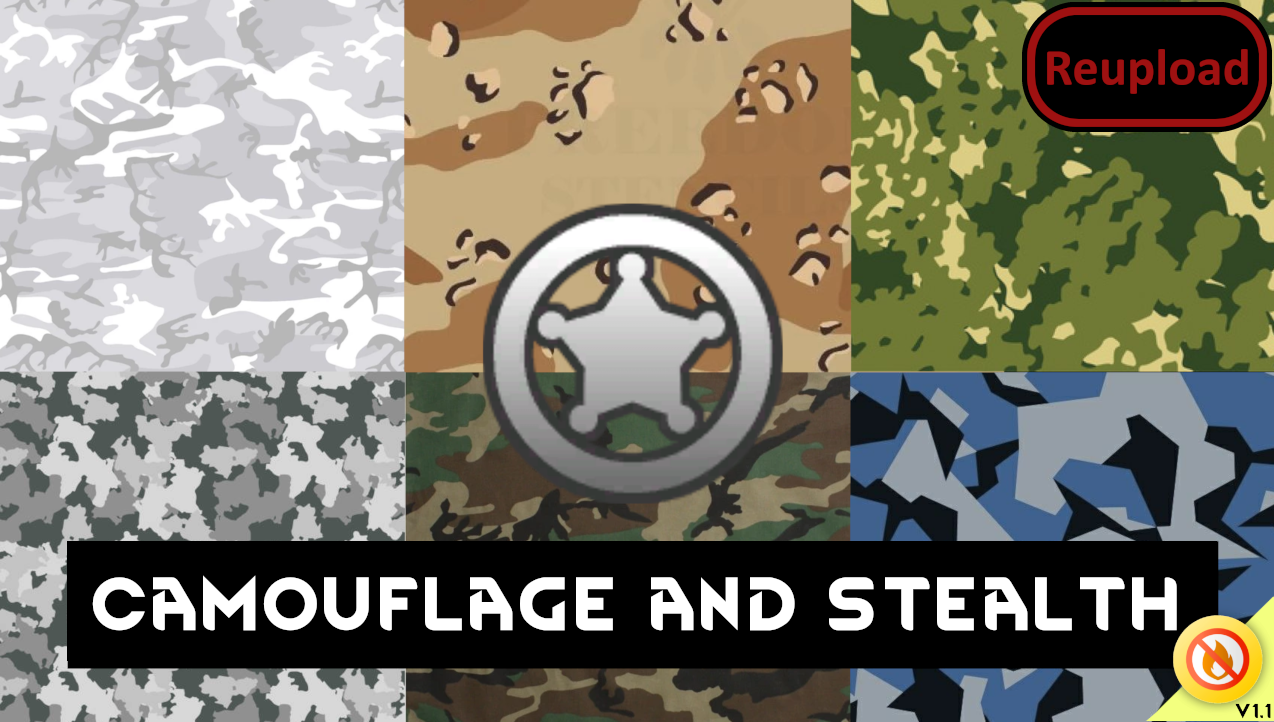
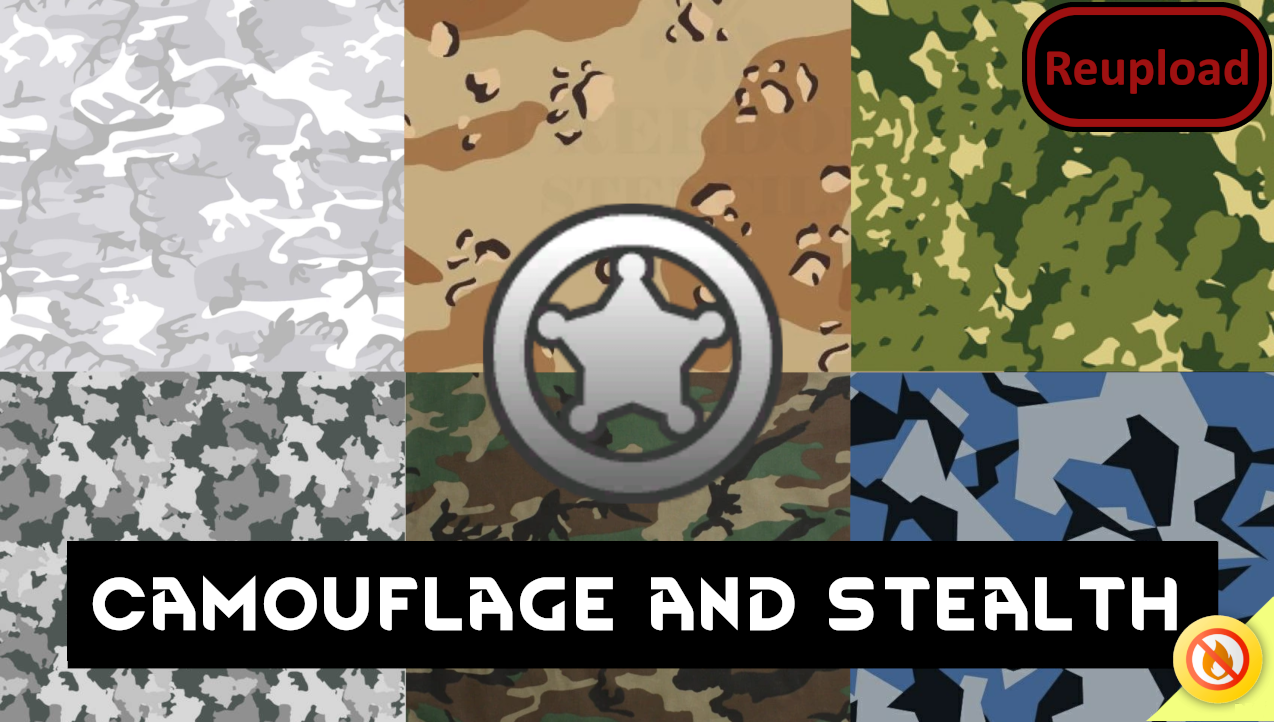
Comparing the layer stacks of the two (1274, 722) images. Changes:
added layer "Pasted Layer" above "original_preview.png" over [1235, 704, 1242, 717]
painted on "original_preview.png" over [1236, 701, 1271, 719]
